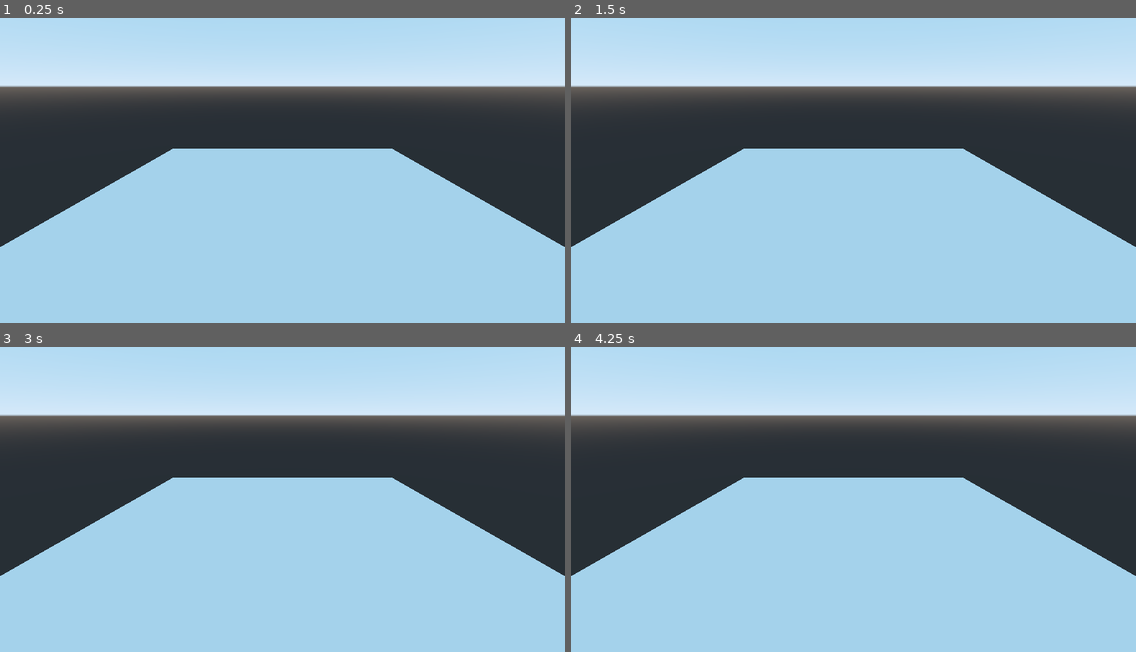
Above: before the commit, frames 1-4 (two rows, left to right).
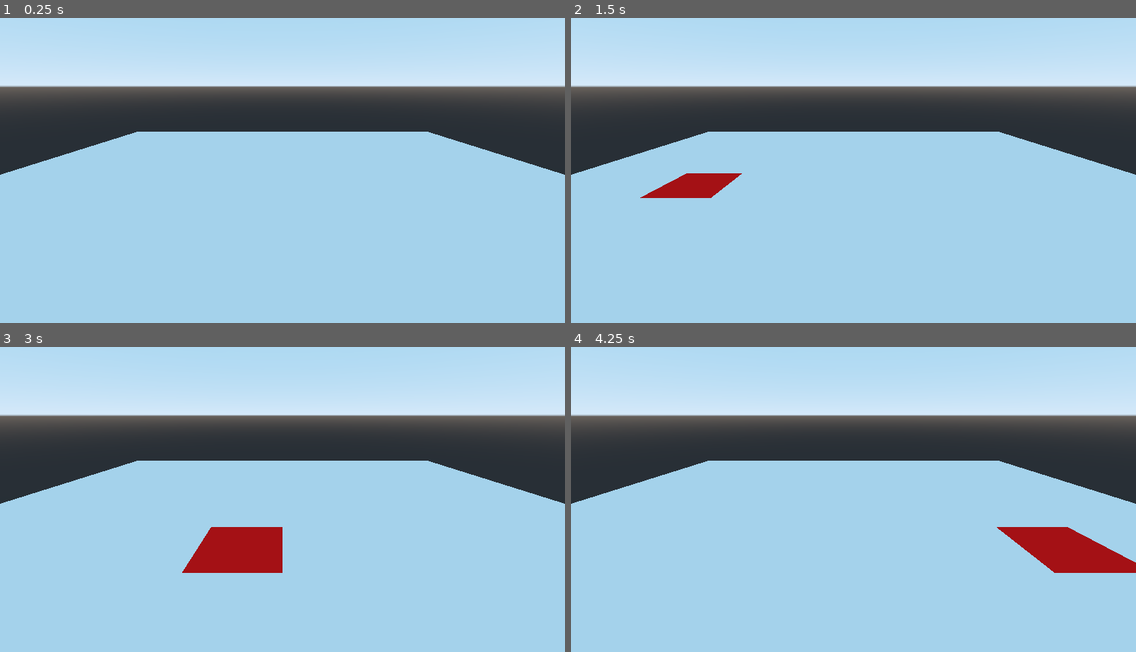
Above: after the commit, the same moments.

Repository: sisipun/Bugttle3D
Game: Godot game, scene res://Level/Level.tscn
Two runs of this game, one before a commit and one after it. Both use one fixed random seed, a clock stepped at 60 frames per second and the inputs below.
Inputs (mouse positions are in pixels of both pictures, inside the frame that each line leads up to):
- Up to frame 1 (0.25 s): no input
- Up to frame 2 (1.5 s): tap Enter at 0.5 s; move the mouse to (977, 140) at 0.52 s; click (977, 140) at 0.67 s; tap Space at 1.25 s; move the mouse to (740, 173) at 1.27 s; click (740, 173) at 1.42 s
- Up to frame 3 (3 s): tap Enter at 2 s; move the mouse to (339, 414) at 2.02 s; click (339, 414) at 2.17 s; tap Space at 2.75 s; move the mouse to (254, 551) at 2.77 s; click (254, 551) at 2.92 s
- Up to frame 4 (4.25 s): tap Enter at 3.5 s; move the mouse to (1023, 536) at 3.52 s; click (1023, 536) at 3.67 s

The runs differ from the first frame. In frame 1, 12% of the frame differs, in the area x 0-100%, y 37-75%; in frame 2, 13%; in frame 3, 14%; in frame 4, 14%.

Commit message:
Show selected tile

Diff:
--- a/Level/Level.gd
+++ b/Level/Level.gd
@@ -9,13 +9,28 @@
 
 
 var _map: Array = []
+var _selected_tile: Tile = null
 
 
 func _ready() -> void:
-	for i in range(size):
-		for j in range(size):
-			var tile: Tile = _tile_scene.instance()
-			add_child(tile)
-			_map.append(tile)
+	for x in range(size):
+		for y in range(size):
+			var tile: Tile = _add_tile()
 			var offset: float = (size - 1.0) / 2.0
-			tile.init(Vector3((i - offset) * tile.length(), 0, (j - offset) * tile.width()))
+			tile.init(x, y, Vector3((x - offset) * tile.length(), 0, (y - offset) * tile.width()))
+
+
+func _add_tile() -> Tile:
+	var tile: Tile = _tile_scene.instance()
+	add_child(tile)
+	_map.append(tile)
+	tile.connect("pressed", self, "_on_tile_pressed")
+	return tile
+
+
+func _on_tile_pressed(x, y) -> void:
+	if (_selected_tile):
+		_selected_tile.set_unclicked()
+
+	_selected_tile = _map[x * size + y]
+	_selected_tile.set_clicked()
--- a/Level/Tile.gd
+++ b/Level/Tile.gd
@@ -4,20 +4,46 @@
 class_name Tile
 
 
-export (NodePath) onready var _shape = get_node(_shape) as CollisionShape
+signal pressed(x, y)
 
 
-func init(position: Vector3) -> void:
+export (NodePath) onready var _shape = get_node(_shape) as CollisionShape
+export (NodePath) onready var _body = get_node(_body) as MeshInstance
+export (Material) var _material
+export (Material) var _clicked_material
+
+
+var _x = 0
+var _y = 0
+
+
+func init(x: int, y: int, position: Vector3) -> void:
 	self.transform.origin = position
+	self._x = x
+	self._y = y
+	self.set_unclicked()
 
 
 func length() -> float:
-	return _shape.shape.extents.x
+	return _shape.shape.extents.x * 2
 
 
 func width() -> float:
-	return _shape.shape.extents.y
+	return _shape.shape.extents.y * 2
 
 
 func height() -> float:
-	return _shape.shape.extents.z
+	return _shape.shape.extents.z * 2
+
+
+func set_clicked():
+	_body.set_material_override(_clicked_material)
+
+
+func set_unclicked():
+	_body.set_material_override(_material)
+
+
+func _on_event(camera: Node, event: InputEvent, position: Vector3, normal: Vector3, shape_idx: int) -> void:
+	if event is InputEventMouseButton and event.is_pressed() and event.button_index == BUTTON_LEFT:
+		emit_signal("pressed", _x, _y)
--- a/Level/Tile.tscn
+++ b/Level/Tile.tscn
@@ -1,6 +1,8 @@
-[gd_scene load_steps=4 format=2]
+[gd_scene load_steps=6 format=2]
 
 [ext_resource path="res://Level/Tile.gd" type="Script" id=1]
+[ext_resource path="res://Level/tile.tres" type="Material" id=2]
+[ext_resource path="res://Level/pressed_tile.tres" type="Material" id=3]
 
 [sub_resource type="BoxShape" id=1]
 
@@ -9,10 +11,15 @@
 [node name="Tile" type="StaticBody"]
 script = ExtResource( 1 )
 _shape = NodePath("Shape")
+_body = NodePath("Body")
+_material = ExtResource( 2 )
+_clicked_material = ExtResource( 3 )
 
 [node name="Shape" type="CollisionShape" parent="."]
 shape = SubResource( 1 )
 
 [node name="Body" type="MeshInstance" parent="."]
 mesh = SubResource( 2 )
-skeleton = NodePath("../..")
+material/0 = ExtResource( 2 )
+
+[connection signal="input_event" from="." to="." method="_on_event"]
--- /dev/null
+++ b/Level/pressed_tile.tres
@@ -0,0 +1,4 @@
+[gd_resource type="SpatialMaterial" format=2]
+
+[resource]
+albedo_color = Color( 1, 0, 0, 1 )
--- /dev/null
+++ b/Level/tile.tres
@@ -0,0 +1,3 @@
+[gd_resource type="SpatialMaterial" format=2]
+
+[resource]
